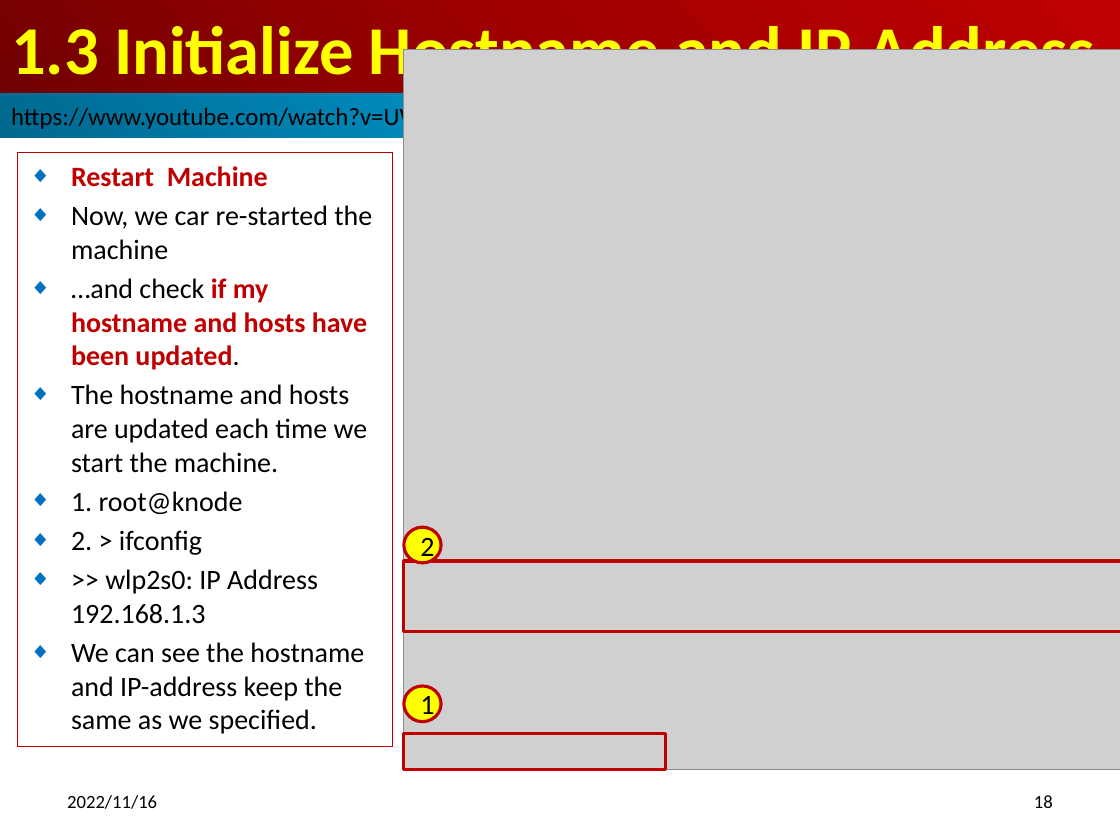
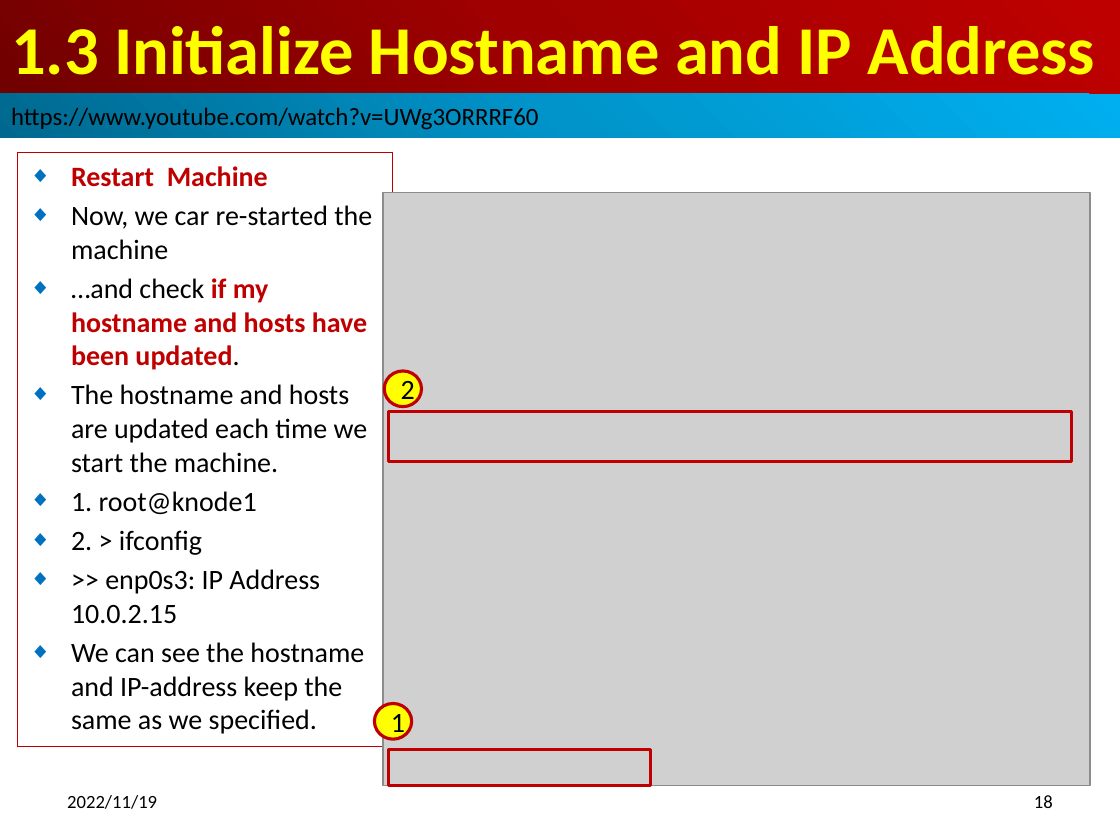
Before and after one commit to peterhchen/900_Kubernetes, a slide deck: slide 18 of 001_01_Install_MS_P02_Slave.pptx. Drawn at 1120x840 pixels with LibreOffice and Linux fonts; fonts in the diff are those of the drawing; grey boxes stand for pictures. Boxes give left, top, right and bottom in pixels: in the first picture for what was removed or moved away, otherwise in the second. Text is boxed around its words. In the diff, an @@ line names an element or a change of style, - is before the commit and + after.

```diff
--- a/001_01_Install_MS_P02_Slave.pptx
+++ b/001_01_Install_MS_P02_Slave.pptx
@@ picture: place and size @@
-picture at [404, 49, 1120, 769]
+picture at [383, 193, 1090, 786]
@@ ellipse "2": place and size @@
-ellipse "2" at [404, 528, 441, 563]
+ellipse "2" at [384, 371, 421, 407]
@@ rectangle: place and size @@
-rectangle at [404, 561, 1120, 632]
+rectangle at [389, 412, 1072, 461]
@@ subtitle at [71, 491, 257, 514]: text changed @@
-◆ 1. root@knode
+◆ 1. root@knode1
@@ subtitle at [71, 569, 320, 623]: text changed @@
-◆ >> wlp2s0: IP Address 192.168.1.3
+◆ >> enp0s3: IP Address 10.0.2.15
@@ ellipse "1": place and size @@
-ellipse "1" at [404, 685, 441, 721]
+ellipse "1" at [374, 703, 411, 739]
@@ rectangle: place and size @@
-rectangle at [404, 734, 666, 769]
+rectangle at [389, 749, 651, 785]
@@ text at [67, 795, 157, 809]: text changed @@
-2022/11/16
+2022/11/19
```
Also in this commit, not shown: 29 other slides changed, 1 slide added.
